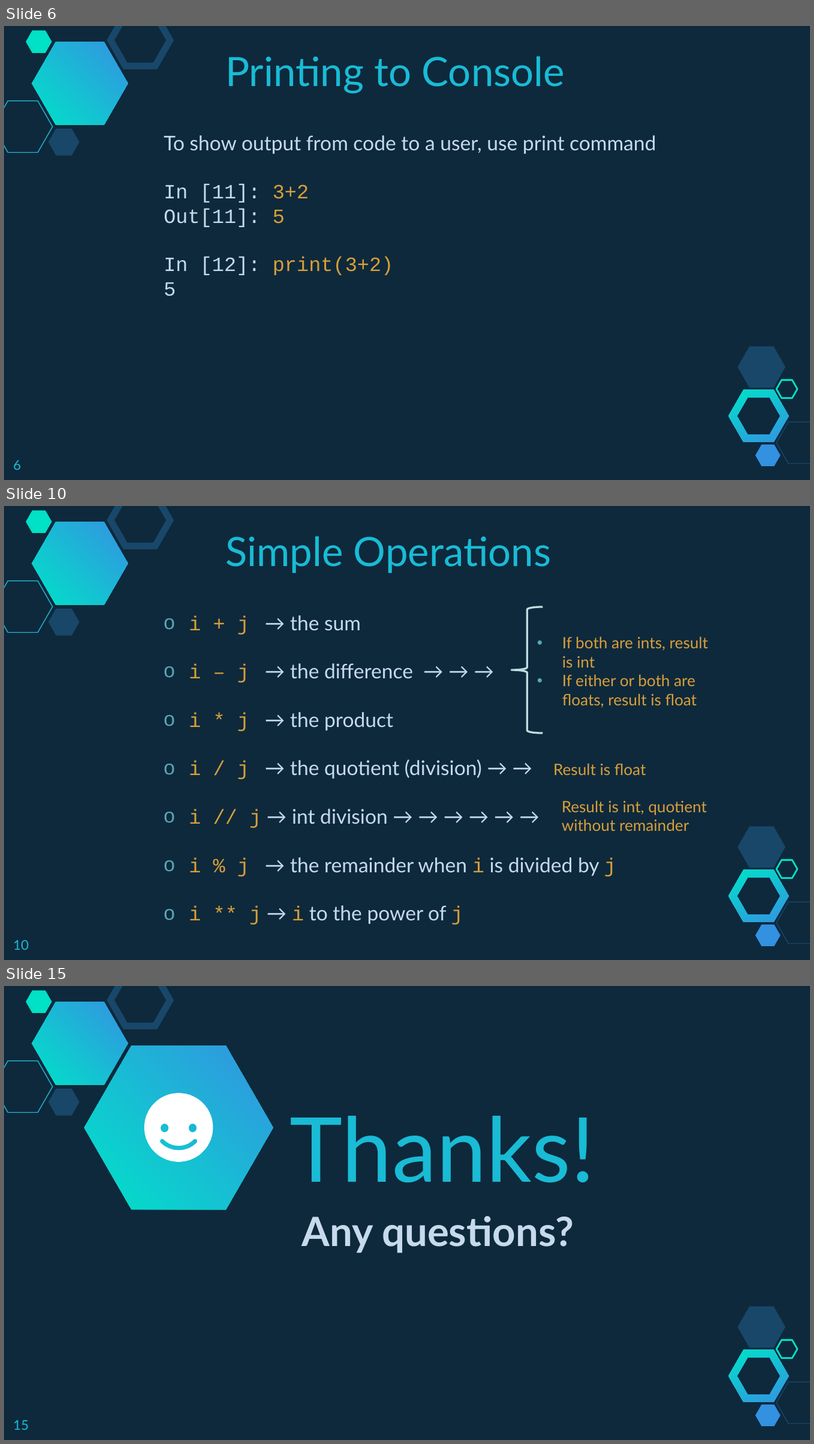
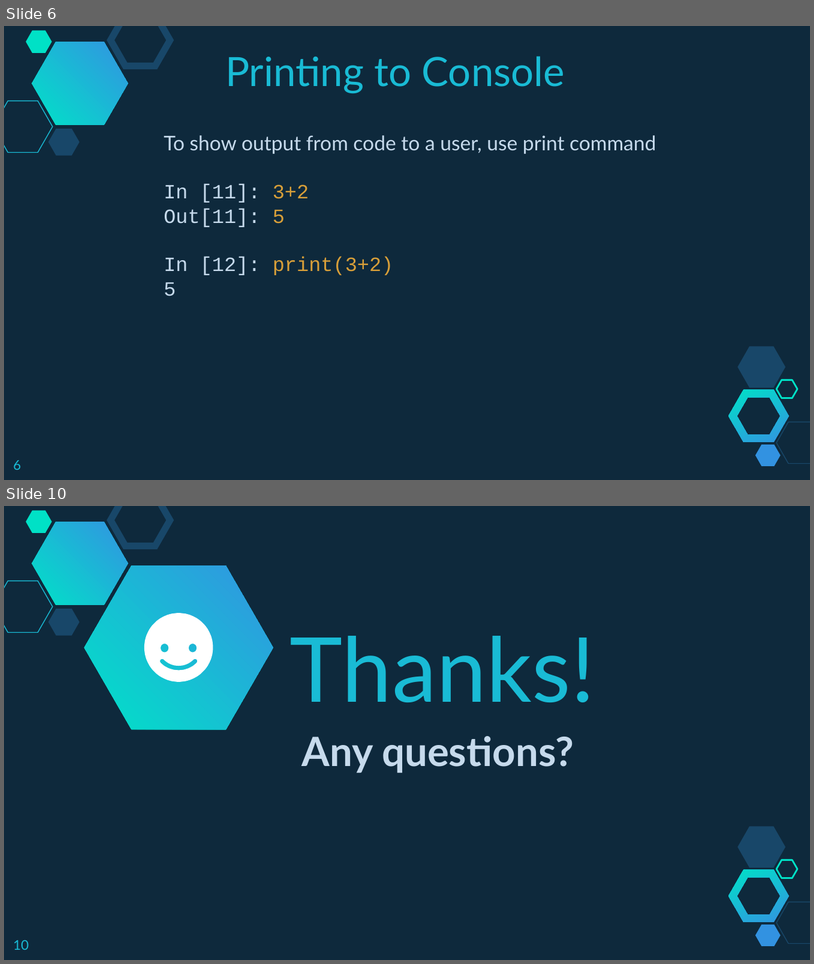
Before and after one commit to branhoff/python_class_101, a slide deck: lecture_slides/2_Python Lesson 2 - Programs.pptx. Shown one above the other, each under a label of ours: slides 6, 10 and 15 before the commit, slides 6 and 10 after it; the slides between them are not shown. The pictures are 814x1444 and 814x964 pixels, drawn with LibreOffice and Linux fonts; fonts in the diff are those of the drawing. Boxes give left, top, right and bottom in pixels: in the first picture for what was removed or moved away, otherwise in the second. Text is boxed around its words. In the diff, an @@ line names an element or a change of style, - is before the commit and + after.

Commit message:
updated slides

```diff
--- a/lecture_slides/2_Python Lesson 2 - Programs.pptx
+++ b/lecture_slides/2_Python Lesson 2 - Programs.pptx
@@ slide 10 removed at box(4, 506, 810, 960), background #0E293C; not listed: 10 template elements that a slide beside it also shows @@
@@ text removed at box(225, 536, 551, 573) @@
-Simple Operations
@@ left brace removed at box(512, 607, 543, 733) @@
@@ text removed at box(189, 615, 646, 924) @@
-o i + j → the sum
-o i – j → the difference → → →
-o i * j → the product
-o i / j → the quotient (division) → → Result is float
-o i // j → int division → → → → → →
-o i % j → the remainder when i is divided by j
-o i ** j → i to the power of j
@@ text removed at box(563, 636, 708, 708) @@
-• If both are ints, result is int
-• If either or both are floats, result is float
@@ text removed at box(562, 800, 707, 831) @@
-Result is int, quotient without remainder
@@ page number removed at box(13, 940, 29, 949) @@
-10
@@ what was slide 15 is now slide 10 @@
@@ page number at box(13, 940, 29, 949): text changed @@
-15
+10
```
Also in this commit, not shown: 1 slide changed, 4 other slides removed, 2 other files.
